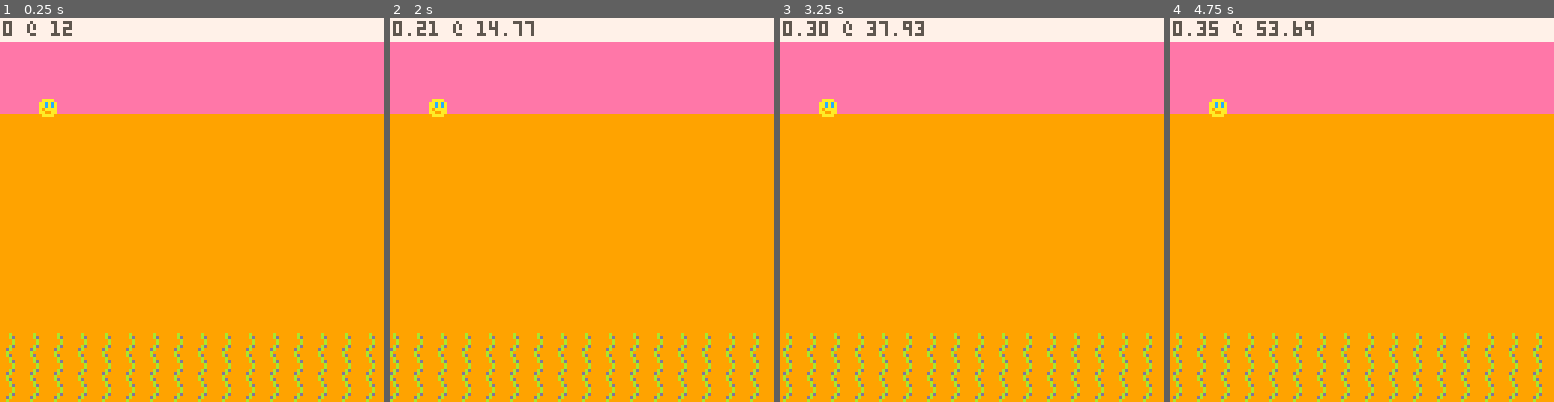
Above: before the commit, frames 1-4 (left to right).
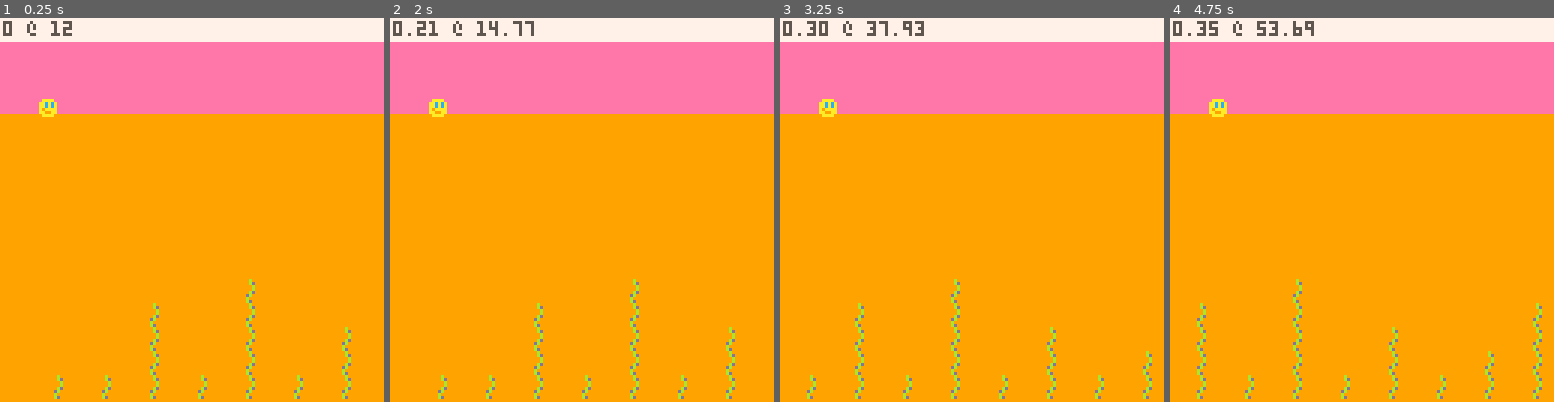
Above: after the commit, the same moments.

Repository: broquaint/pico8-carts
Game: PICO-8 cartridge eggjam18.p8
Two runs of this game, one before a commit and one after it. Both use one fixed random seed, a clock stepped at 60 frames per second and the inputs below.
Inputs:
- Up to frame 1 (0.25 s): no input
- Up to frame 2 (2 s): tap X (X key) at 0.33, 1.07, 1.85 s; tap O (Z key) at 0.7, 1.7 s; hold Right from 1.6 s (still down)
- Up to frame 3 (3.25 s): release Right at 2.1 s; tap O (Z key) at 2.1, 2.5, 2.9 s; hold Up 2.15-2.42 s; hold Right 2.47-3.03 s; tap X (X key) at 2.97 s; hold Left from 3.08 s (still down)
- Up to frame 4 (4.75 s): tap O (Z key) every 0.4 s from 3.3 to 4.5 s; release Left at 3.58 s; hold Down 3.63-3.97 s; hold Right 4.02-4.68 s; tap X (X key) at 4.08 s; hold Up from 4.73 s (still down)

The runs differ from the first frame. In frame 1, 4.1% of the frame differs, in the area x 1-98%, y 67-100%; in frame 2, 4.1%; in frame 3, 4.2%; in frame 4, 4.4%, in the area x 0-97%, y 67-100%.

Commit message:
Add seaweed
Very boring randomness but it's there now.

Diff:
--- a/eggjam18.p8
+++ b/eggjam18.p8
@@ -25,6 +26,16 @@
          speed_x = 0,
          move_dir = 0,
    })
+
+   level = {}
+   for i = 1,128 do
+      add(level, make_obj({
+                x = 16 * i,
+                y = 121,
+                height = randx(5),
+                collected = false
+      }))
+   end
 end
 
 function _update60()
@@ -50,17 +61,20 @@
 
 function _draw()
    cls(black)
+
    camera(cam.x, cam.y)
    rectfill(cam.x, cam.y,  cam.x+127, cam.y+31, pink)
    rectfill(cam.x, cam.y+32, cam.x+127, cam.y+127, orange)
    spr(player.sprite, player.x, player.y)
+
    rectfill(cam.x, cam.y, cam.x+127, cam.y+7, white)
    print(dumper(player.speed_x, ' @ ', player.x), cam.x+1, cam.y+1, slate)
+
    pal(ember, tea, 1)
-   for i = 0,20 do
-      spr(16, 8*i, 121)
-      spr(16, 8*i, 113)
-      spr(16, 8*i, 105)
+   for sw in all(level) do
+      for i = 1,sw.height do
+         spr(16, sw.x, 127-(8*i))
+      end
    end
 end
 
